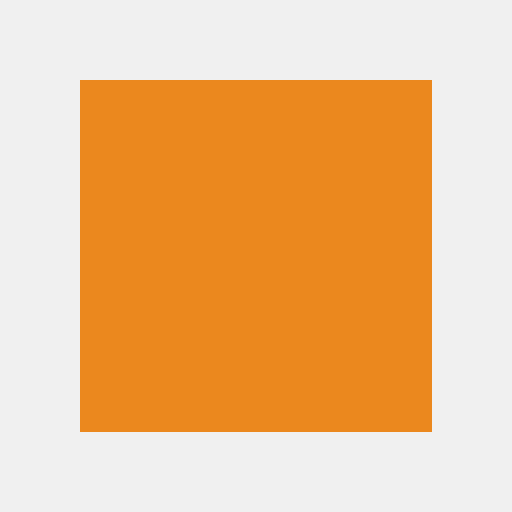
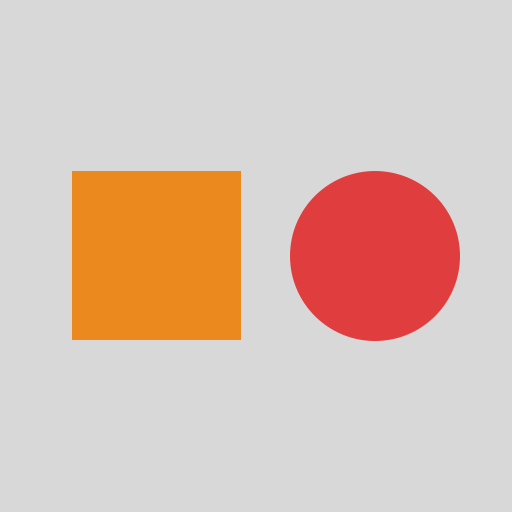
Comparing the layer stacks of the two 512x512 images. Changes:
added layer "Ellipse 1" above "Rectangle 1" over [290, 171, 460, 341]
painted on "Rectangle 1" over [72, 80, 432, 432]
painted on "Layer 0" over [0, 0, 512, 512]
